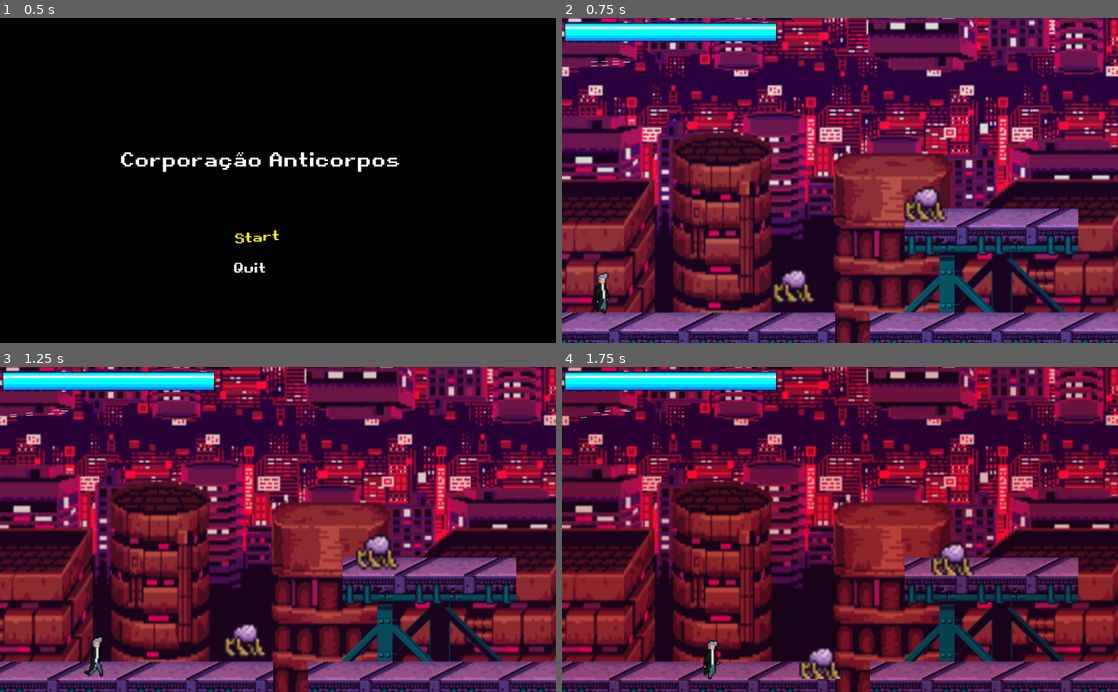
Above: before the commit, frames 1-4 (two rows, left to right).
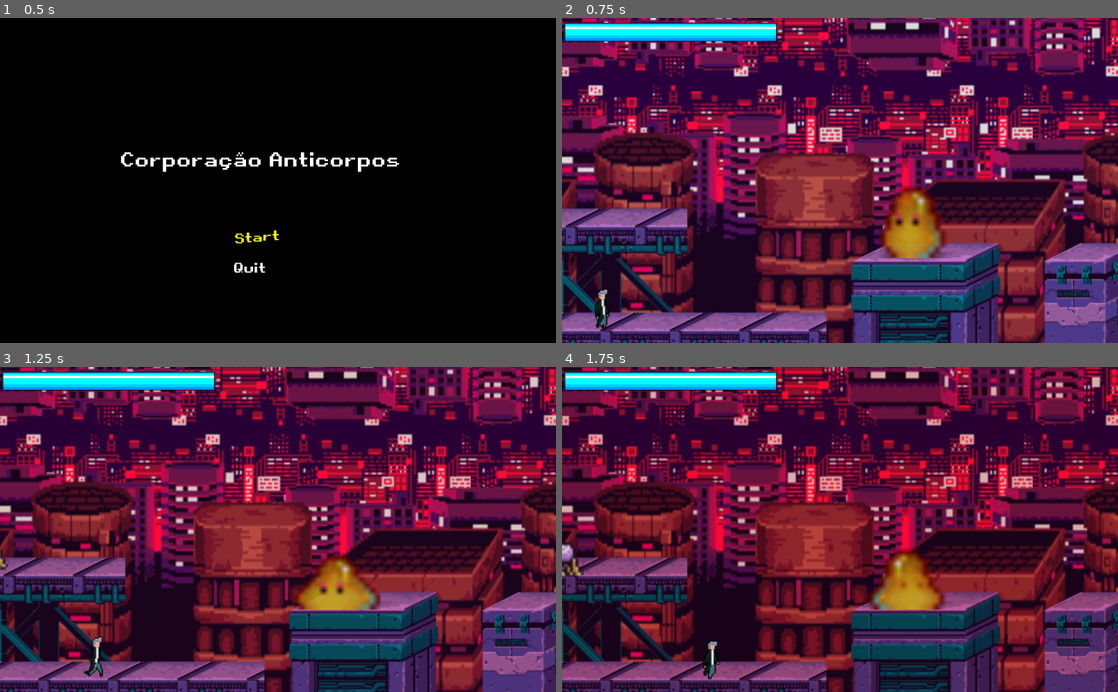
Above: after the commit, the same moments.

Repository: HnrqAndreata/Projeto-Jogos
Game: Godot game, scene res://Scenes/Start.tscn
The game is run twice, just before and just after one commit, with the same random seed, the same clock (stepped at 60 frames per second) and the same inputs.
Inputs:
- Up to frame 1 (0.5 s): no input
- Up to frame 2 (0.75 s): tap Enter (ui_accept) at 0.5 s; hold Right (ui_right) from 0.53 s (still down); hold Enter (ui_accept) from 0.53 s (still down)
- Up to frame 3 (1.25 s): keep holding Right (ui_right); keep holding Enter (ui_accept)
- Up to frame 4 (1.75 s): keep holding Right (ui_right); release Enter (ui_accept) at 1.28 s; tap Enter (ui_accept) at 1.35, 1.52 s

Frame 1 is identical in both runs. In frame 2, 57% of the frame differs, in the area x 0-100%, y 0-100%; in frame 3, 57%; in frame 4, 56%.

Commit message:
tiro do inimigo ok

Diff:
--- /dev/null
+++ b/Level2.tscn
@@ -0,0 +1,3 @@
+[gd_scene format=2]
+
+[node name="Level2" type="Node"]
--- a/Player/Player.tscn
+++ b/Player/Player.tscn
@@ -57,8 +57,8 @@
 extents = Vector2( 16.5, 39 )
 
 [node name="Player" type="KinematicBody2D"]
-collision_layer = 2
-collision_mask = 139
+collision_layer = 2050
+collision_mask = 2187
 script = ExtResource( 13 )
 hp = 10000
 knockback_spd = 3000
@@ -84,6 +84,8 @@
 scale = Vector2( 1.2, 3.85 )
 
 [node name="Area2D" type="Area2D" parent="."]
+collision_layer = 2049
+collision_mask = 2049
 
 [node name="CollisionShape2D" type="CollisionShape2D" parent="Area2D"]
 position = Vector2( -2.5, -2 )
--- a/Scenes/EnemyBullet.gd
+++ b/Scenes/EnemyBullet.gd
@@ -1,9 +1,13 @@
 extends KinematicBody2D
 
 onready var velocity := Vector2()
-onready var speed := 5
+onready var speed := 3
 onready var vec_to_player
 onready var angle
+export (int) var dano = 10
+
+func get_dano():
+	return dano
 
 func set_vec(vec, ang):
 	vec_to_player = vec
@@ -15,8 +19,4 @@
 	rotation = angle
 	var collide = move_and_collide( vec_to_player * speed)
 	if(collide):
-		#var teste = collide.collider.body
-		if("Player" in collide.collider.name):
-		#if(collide.collider.body.is_in_group("Enemy")):
-			print(collide.collider)
 		queue_free()
--- a/Scenes/EnemyBullet.tscn
+++ b/Scenes/EnemyBullet.tscn
@@ -8,7 +8,9 @@
 
 [node name="KinematicBody2D" type="KinematicBody2D"]
 position = Vector2( 128.195, 81.5787 )
-collision_layer = 9
+scale = Vector2( 2, 2 )
+collision_layer = 2048
+collision_mask = 2048
 script = ExtResource( 2 )
 
 [node name="CollisionShape2D" type="CollisionShape2D" parent="."]
@@ -18,3 +20,8 @@
 position = Vector2( 0.0834351, -0.166855 )
 texture = ExtResource( 1 )
 offset = Vector2( 0, 0.5 )
+
+[node name="Area2D" type="Area2D" parent="."]
+
+[node name="CollisionShape2D2" type="CollisionShape2D" parent="Area2D"]
+shape = SubResource( 1 )
--- a/Scenes/Enemy_slime.tscn
+++ b/Scenes/Enemy_slime.tscn
@@ -2,6 +2,41 @@
 
 [ext_resource path="res://Art Random/SlimeA.png" type="Texture" id=1]
 [ext_resource path="res://Scripts/Enemy_slime.gd" type="Script" id=2]
+
+[sub_resource type="AtlasTexture" id=10]
+flags = 4
+atlas = ExtResource( 1 )
+region = Rect2( 144, 0, 16, 16 )
+
+[sub_resource type="AtlasTexture" id=11]
+flags = 4
+atlas = ExtResource( 1 )
+region = Rect2( 160, 0, 16, 16 )
+
+[sub_resource type="AtlasTexture" id=12]
+flags = 4
+atlas = ExtResource( 1 )
+region = Rect2( 176, 0, 16, 16 )
+
+[sub_resource type="AtlasTexture" id=13]
+flags = 4
+atlas = ExtResource( 1 )
+region = Rect2( 192, 0, 16, 16 )
+
+[sub_resource type="AtlasTexture" id=14]
+flags = 4
+atlas = ExtResource( 1 )
+region = Rect2( 208, 0, 16, 16 )
+
+[sub_resource type="AtlasTexture" id=15]
+flags = 4
+atlas = ExtResource( 1 )
+region = Rect2( 224, 0, 16, 16 )
+
+[sub_resource type="AtlasTexture" id=16]
+flags = 4
+atlas = ExtResource( 1 )
+region = Rect2( 240, 0, 16, 16 )
 
 [sub_resource type="AtlasTexture" id=1]
 flags = 4
@@ -48,52 +83,17 @@
 atlas = ExtResource( 1 )
 region = Rect2( 128, 0, 16, 16 )
 
-[sub_resource type="AtlasTexture" id=10]
-flags = 4
-atlas = ExtResource( 1 )
-region = Rect2( 144, 0, 16, 16 )
-
-[sub_resource type="AtlasTexture" id=11]
-flags = 4
-atlas = ExtResource( 1 )
-region = Rect2( 160, 0, 16, 16 )
-
-[sub_resource type="AtlasTexture" id=12]
-flags = 4
-atlas = ExtResource( 1 )
-region = Rect2( 176, 0, 16, 16 )
-
-[sub_resource type="AtlasTexture" id=13]
-flags = 4
-atlas = ExtResource( 1 )
-region = Rect2( 192, 0, 16, 16 )
-
-[sub_resource type="AtlasTexture" id=14]
-flags = 4
-atlas = ExtResource( 1 )
-region = Rect2( 208, 0, 16, 16 )
-
-[sub_resource type="AtlasTexture" id=15]
-flags = 4
-atlas = ExtResource( 1 )
-region = Rect2( 224, 0, 16, 16 )
-
-[sub_resource type="AtlasTexture" id=16]
-flags = 4
-atlas = ExtResource( 1 )
-region = Rect2( 240, 0, 16, 16 )
-
 [sub_resource type="SpriteFrames" id=17]
 animations = [ {
+"frames": [ SubResource( 10 ), SubResource( 11 ), SubResource( 12 ), SubResource( 13 ), SubResource( 14 ), SubResource( 15 ), SubResource( 16 ) ],
+"loop": true,
+"name": "attack",
+"speed": 10.0
+}, {
 "frames": [ SubResource( 1 ), SubResource( 2 ), SubResource( 3 ), SubResource( 4 ), SubResource( 5 ), SubResource( 6 ), SubResource( 7 ), SubResource( 8 ), SubResource( 9 ) ],
 "loop": true,
 "name": "idle",
 "speed": 15.0
-}, {
-"frames": [ SubResource( 10 ), SubResource( 11 ), SubResource( 12 ), SubResource( 13 ), SubResource( 14 ), SubResource( 15 ), SubResource( 16 ) ],
-"loop": true,
-"name": "attack",
-"speed": 10.0
 } ]
 
 [sub_resource type="RectangleShape2D" id=18]
--- a/Scenes/Enemy_zoinho.tscn
+++ b/Scenes/Enemy_zoinho.tscn
@@ -72,3 +72,7 @@
 anims/HitAnim = SubResource( 7 )
 
 [node name="Timer" type="Timer" parent="."]
+
+[node name="VisibilityNotifier2D2" type="VisibilityNotifier2D" parent="."]
+
+[connection signal="screen_entered" from="VisibilityNotifier2D2" to="." method="_on_VisibilityNotifier2D2_screen_entered"]
--- a/Scenes/Level1.tscn
+++ b/Scenes/Level1.tscn
@@ -326,8 +326,8 @@
 tile_data = PoolIntArray( 262208, 4, 0, 262213, 4, 0, 262218, 4, 0, 327690, 0, 0, 327692, 5, 0, 327712, 4, 0, 393235, 3 …(635 unchanged characters)…
 
 [node name="Player" parent="." groups=["Player"] instance=ExtResource( 1 )]
-position = Vector2( 44, 465 )
-collision_layer = 130
+position = Vector2( 764, 508 )
+collision_layer = 2186
 xgun = 40
 ygun = 12
 timer = 0.35
@@ -350,13 +350,27 @@
 [node name="Enemy" parent="." groups=["Enemy"] instance=ExtResource( 4 )]
 position = Vector2( 1386, 361 )
 
+[node name="Enemy2" parent="." groups=["Enemy"] instance=ExtResource( 4 )]
+position = Vector2( 4686, 400 )
+
 [node name="Enemy_zoinho" parent="." groups=["Enemy"] instance=ExtResource( 2 )]
 position = Vector2( 2301, 320 )
 scale = Vector2( 3, 3 )
 
 [node name="Enemy_zoinho2" parent="." groups=["Enemy"] instance=ExtResource( 2 )]
-visible = false
 position = Vector2( 2053, 403 )
+scale = Vector2( 3, 3 )
+
+[node name="Enemy_zoinho3" parent="." groups=["Enemy"] instance=ExtResource( 2 )]
+position = Vector2( 4235, 163 )
+scale = Vector2( 3, 3 )
+
+[node name="Enemy_zoinho4" parent="." groups=["Enemy"] instance=ExtResource( 2 )]
+position = Vector2( 4941, 232 )
+scale = Vector2( 3, 3 )
+
+[node name="Enemy_zoinho5" parent="." groups=["Enemy"] instance=ExtResource( 2 )]
+position = Vector2( 5317, 332 )
 scale = Vector2( 3, 3 )
 
 [node name="Enemy5" parent="." groups=["Enemy"] instance=ExtResource( 3 )]
--- a/Scripts/Enemy_slime.gd
+++ b/Scripts/Enemy_slime.gd
@@ -7,6 +7,7 @@
 onready var hp := 5
 
 func get_dano():
+	sprite.play("attack")
 	return dano
 
 func rec_dmg():
@@ -27,7 +28,6 @@
 	if is_on_wall() or not $Antiqueda.is_colliding() and is_on_floor():
 		direction = direction*-1
 		scale.x = scale.x*-1
-
 	velocity.y += 1
 	sprite.play("idle")
 	velocity.x = 50*direction
--- a/Scripts/Enemy_zoinho.gd
+++ b/Scripts/Enemy_zoinho.gd
@@ -21,15 +21,17 @@
 		self.queue_free()
 
 func attack():
-	var vec_to_player = (player.position - position).normalized()
-	var bulletNode := bullet.instance()
-	owner.add_child(bulletNode)
-	bulletNode.set_vec(vec_to_player, vec_to_player.angle())
-	$Timer.start(1.0)
+	if $Timer.time_left<0.5 and get_node("VisibilityNotifier2D").is_on_screen():
+		$Timer.start(3.0)
+		var vec_to_player = (player.position - position).normalized()
+		var bulletNode := bullet.instance()
+		bulletNode.position.x = global_position.x - 30
+		bulletNode.position.y = global_position.y
+		bulletNode.set_vec(vec_to_player, vec_to_player.angle())
+		owner.add_child(bulletNode)
+
 
 func _physics_process(delta):
-	#if $Timer.time_left==0:
-		#print("timer ended")
 	attack()
 	if (is_on_wall() or not get_node("VisibilityNotifier2D").is_on_screen()):
 		direction = direction*-1
@@ -40,3 +42,8 @@
 	velocity.x = 50*direction
 
 	move_and_slide(velocity, Vector2.UP)
+
+
+
+func _on_VisibilityNotifier2D2_screen_entered() -> void:
+	pass # Replace with function body.
